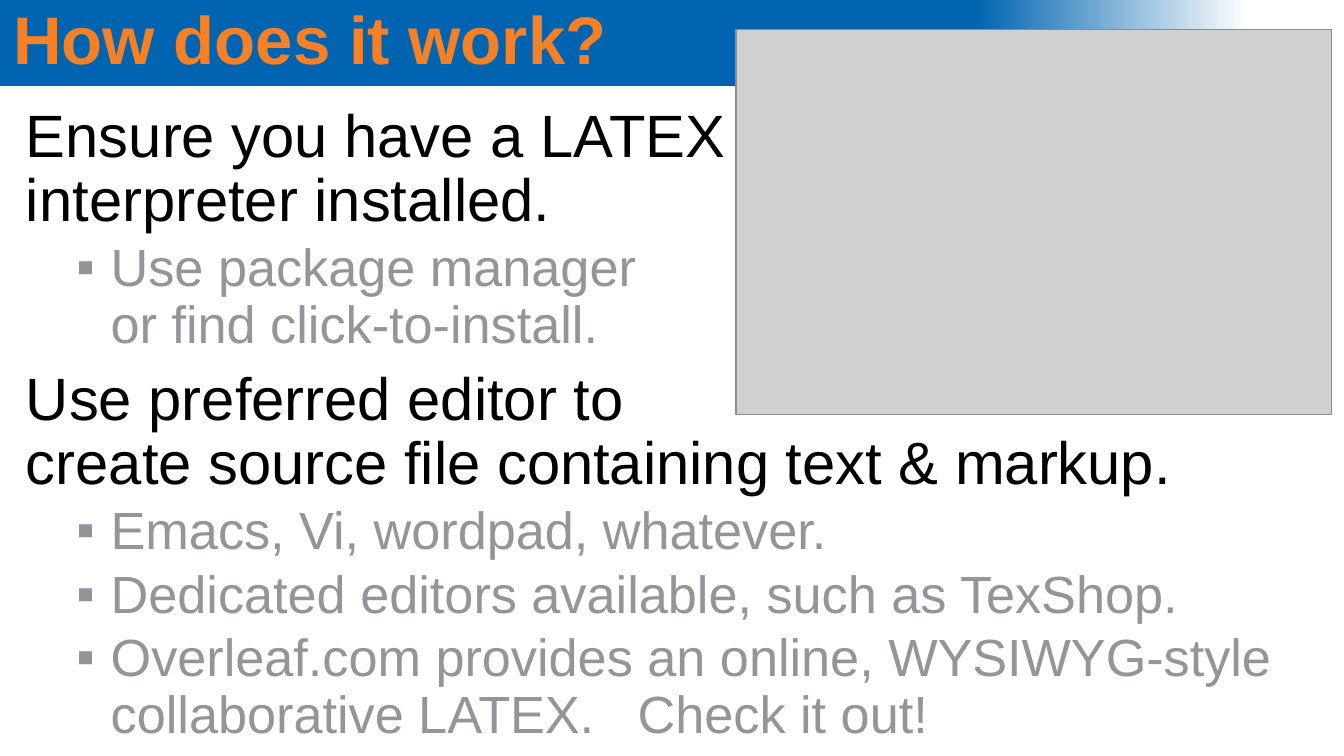
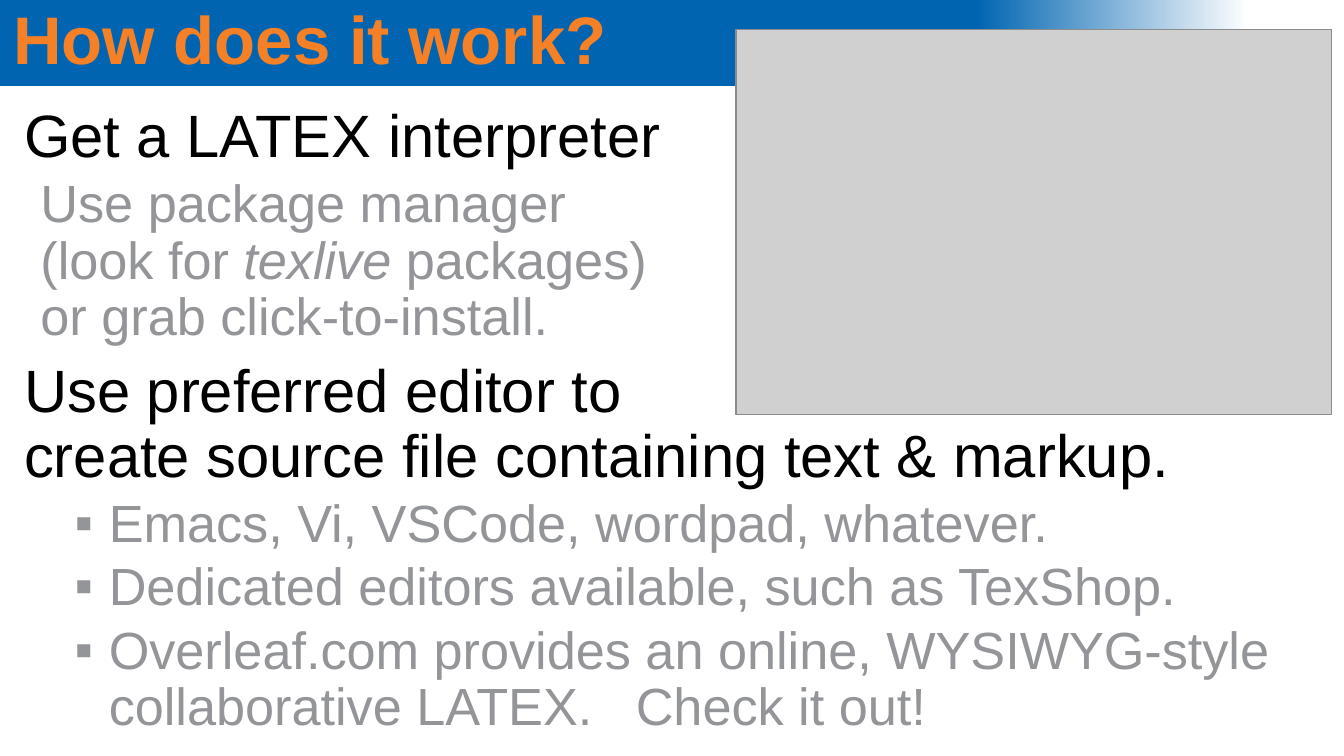
Before and after one commit to spacecataz/sciprog_teaching, a slide deck: slide 4 of LaTeX/latex_intro.pptx (slide 3 before the commit). Drawn at 1344x756 pixels with LibreOffice and Linux fonts; fonts in the diff are those of the drawing; grey boxes stand for pictures; background and template pictures are left out. Boxes give left, top, right and bottom in pixels: in the first picture for what was removed or moved away, otherwise in the second. Text is boxed around its words. In the diff, an @@ line names an element or a change of style, - is before the commit and + after.

```diff
--- a/LaTeX/latex_intro.pptx
+++ b/LaTeX/latex_intro.pptx
@@ text at (24,113,660,345): text changed; size 32 to 28 pt; text colour #000000 to #939598 @@
-Ensure you have a LATEX
-interpreter installed.
-  ▪ Use package manager
-    or find click-to-install.
+Get a LATEX interpreter
+  Use package manager
+  (look for texlive packages)
+  or grab click-to-install.
@@ text at (109,504,1047,552): text changed @@
-  ▪ Emacs, Vi, wordpad, whatever.
+  ▪ Emacs, Vi, VSCode, wordpad, whatever.
```
Also in this commit, not shown: 6 other slides changed, 1 slide added.
